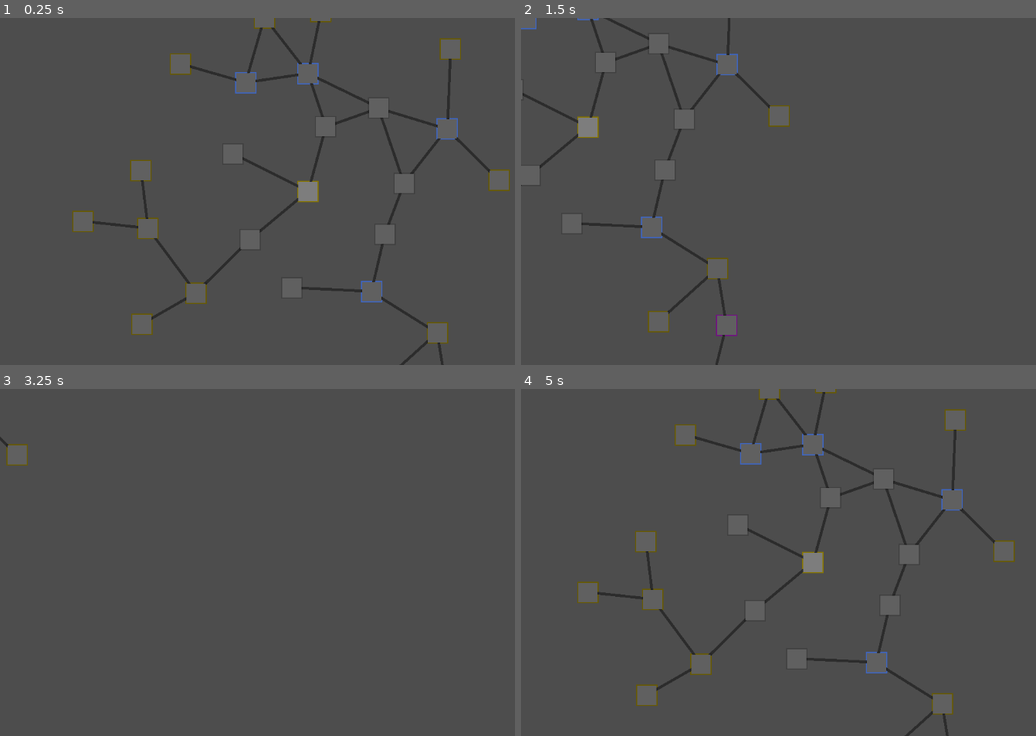
Above: before the commit, frames 1-4 (two rows, left to right).
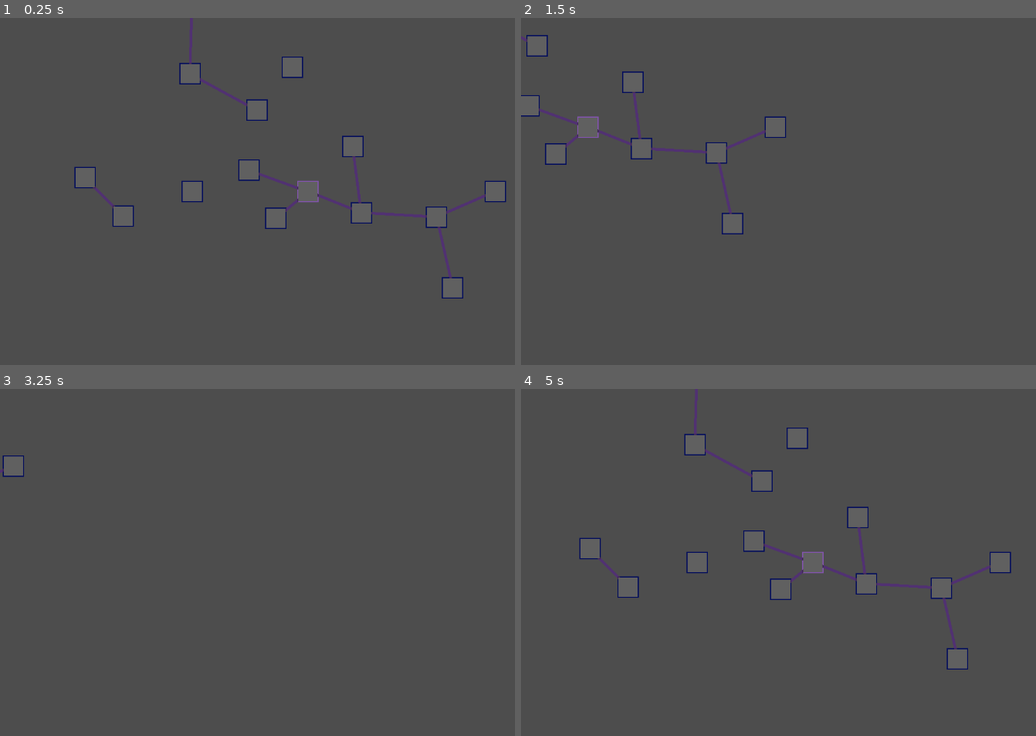
Above: after the commit, the same moments.

Repository: secretmeister2/stamcremental
Game: Godot game, scene res://tree_scripts_and_scenes/tree_manager.tscn
The game is run twice, just before and just after one commit, with the same random seed, the same clock (stepped at 60 frames per second) and the same inputs.
Inputs (mouse positions are in pixels of both pictures, inside the frame that each line leads up to):
- Up to frame 1 (0.25 s): no input
- Up to frame 2 (1.5 s): tap Enter at 0.5 s; move the mouse to (830, 191) at 0.52 s; hold Right (ui_right) 0.53-1.28 s; move the mouse to (624, 125) at 1.27 s; hold Down (ui_down) from 1.28 s (still down)
- Up to frame 3 (3.25 s): move the mouse to (128, 437) at 2.02 s; release Down (ui_down) at 2.03 s; hold Right (ui_right) 2.03-2.78 s; move the mouse to (278, 631) at 2.77 s; hold Up (ui_up) from 2.78 s (still down)
- Up to frame 4 (5 s): move the mouse to (536, 534) at 3.52 s; release Up (ui_up) at 3.53 s; hold Left (ui_left) from 3.53 s (still down); move the mouse to (644, 479) at 4.27 s

The runs differ from the first frame. In frame 1, 3.9% of the frame differs, in the area x 14-99%, y 0-100%; in frame 2, 2.6%; in frame 3, 0.1%; in frame 4, 3.9%, in the area x 10-96%, y 0-100%.

Commit message:
Begun Resource Reword

Diff:
--- a/gameplay_scripts_and_scenes/gameplay.gd
+++ b/gameplay_scripts_and_scenes/gameplay.gd
@@ -3,14 +3,15 @@
 var grid_size: Vector2
 var max_stam: float=10
 var stam: float=max_stam
-var unlocked_base_tiles:Array[Tile]=[preload()]
+var unlocked_base_tiles:Array[Tile]
 var unlocked_decos:Array[Tile]
 var tile_rarities:Dictionary[Tile,int]
 var deco_rarities:Dictionary[Tile,int]
 
 func get_relative(tile:ColorRect, offset:Vector2)->ColorRect:
 	var current_y=tile.get_parent().name.right(1)
-	var targetrow=$RowContainer.get_node("Row_" + str(int(current_y)+offset.y))
+	var targetrow=$RowContainer.get_node_or_null("Row_" + str(int(current_y)+offset.y))
+	if targetrow==null:return null
 	return targetrow.get_node_or_null("Tile_"+str(int(current_y)+offset.y)+"_"+str(int(tile.name.right(1))+offset.x))
 
 func gen():
--- a/gameplay_scripts_and_scenes/tile.gd
+++ b/gameplay_scripts_and_scenes/tile.gd
@@ -7,5 +7,5 @@
 ## The size of this tile, 1 for full tile
 @export var size:int
 ## The size of a blob
-@export var blob_size
+@export var blob_size:PackedInt32Array
 ## Max blobs
--- a/global.gd
+++ b/global.gd
@@ -6,3 +6,24 @@
 	epic=4,
 	legend=5
 }
+## HElp
+@export var raritycolors: Array[Color]=[Color(0),Color(949494),Color(0.419, 0.495, 0.775),Color(0.671, 0.429, 0.895)]
+## Why can ti see theese
+@export var huh:String
+##Finds the nearest vector in the list to the given one
+func dist_to_nearest_node(place: Vector2, array:Array[Vector2]) -> int:
+	## Dynamic tracker of closest spot so far
+	var nearest= place.distance_to(Vector2(0,0))
+	for dist in array:
+		if dist.distance_to(place) < nearest: nearest = dist.distance_to(place)
+	return nearest
+##Gets the nearest variant in the list to the given one
+func get_nearest_node(place: Vector2, dict:Dictionary[Vector2,BaseTreeNode]) -> BaseTreeNode:
+	## Dynamic tracker of closest spot so far
+	var nearest= 100000000
+	var near_thing
+	for dist in dict.keys():
+		if dist.distance_to(place) < nearest:
+			nearest = dist.distance_to(place)
+			near_thing=dict[dist]
+	return near_thing
--- /dev/null
+++ b/tree.gd
@@ -0,0 +1,71 @@
+extends Resource
+class_name SkillTree
+##The names of the branches in use for this tree
+@export var branches: Array[String]
+##The tree storage
+@export var tree: Dictionary[Vector2,BaseTreeNode]
+var amount:int
+var furthest_of_branch:Dictionary[String,Vector2]
+var origin:BaseTreeNode
+
+func gen_tree():
+	branches.shuffle()
+	origin = BaseTreeNode.new(Global.rarity.rare, "origin")
+	origin.is_origin=true
+	tree[Vector2(0,0)]=origin
+	for i in range(branches.size()):
+		var vector:Vector2
+		while Global.dist_to_nearest_node(vector, tree.keys()) < 60 or vector.distance_to(Vector2(0,0))>130:
+			vector = 10*Vector2(randi_range(-20,20),randi_range(-20,20))
+		var node=BaseTreeNode.new(Global.rarity.common, branches[i])
+		connect_nodes(origin,node)
+		tree[vector]=node
+		furthest_of_branch[branches[i]]=vector
+	while tree.size()<amount+1:
+		var vector:Vector2
+		while Global.dist_to_nearest_node(vector, tree.keys()) < 100 or Global.dist_to_nearest_node(vector, tree.keys()) >150:
+			vector = (tree.size()+15)*Vector2(randi_range(-20,20),randi_range(-20,20))
+		var node=BaseTreeNode.new(Global.rarity.common)
+		tree[vector]=node
+		var treeminself = tree.duplicate()
+		treeminself.erase(vector)
+		treeminself.erase(Vector2(0,0))
+		for thing in node.connected_from:treeminself.erase(thing)
+		var neighbour = Global.get_nearest_node(vector,treeminself)
+		connect_nodes(neighbour,node)
+	##Setting up branches
+	for node in tree.values():
+		var bannodes:Array[BaseTreeNode]=[node]
+		for subnode in node.connected_from:
+			##Synergy nodes should not have outgoing connections
+			if subnode.branches.size()>1:
+				print("Disconnect")
+				disconnect_nodes(subnode,node)
+				##If this makes a stranded node, fix it
+				if node.connected_from.size()==0:
+					var treeminussub=tree.duplicate()
+					bannodes.append(subnode)
+					for unnode in bannodes:
+						treeminussub.erase(tree.find_key(unnode))
+					print("Reconnect")
+					connect_nodes(Global.get_nearest_node(tree.find_key(node),treeminussub),node)
+			else:
+				node.branches.append_array(subnode.branches)
+
+func connect_nodes(fromnode:BaseTreeNode,tonode:BaseTreeNode):
+	if fromnode==tonode:print("huh")
+	if not tonode in fromnode.connected_to:fromnode.connected_to.append(tonode)
+	if not fromnode in tonode.connected_from:tonode.connected_from.append(fromnode)
+
+func disconnect_nodes(node1:BaseTreeNode,node2:BaseTreeNode):
+	if node1 in node2.connected_from:
+		node2.connected_from.erase(node1)
+		node1.connected_to.erase(node2)
+	else:
+		node1.connected_from.erase(node2)
+		node2.connected_to.erase(node1)
+
+func _init(amount:int, branches:Array[String]):
+	self.amount=amount
+	self.branches=branches
+	self.gen_tree()
--- a/tree_scripts_and_scenes/connector.tscn
+++ b/tree_scripts_and_scenes/connector.tscn
@@ -22,7 +22,7 @@
 offset_bottom = 50.0
 grow_horizontal = 2
 grow_vertical = 2
-color = Color(0.171039, 0.171039, 0.171039, 1)
+color = Color(0.318435, 0.191985, 0.449055, 1)
 
 [node name="Area2D" type="Area2D" parent="."]
 collision_layer = 4
--- a/tree_scripts_and_scenes/tree1node.gd
+++ b/tree_scripts_and_scenes/tree1node.gd
@@ -1,4 +1,4 @@
-extends Node2D
+extends Resource
 class_name BaseTreeNode
 enum nodetype{
 	ability,
@@ -6,49 +6,46 @@
 	stat
 }
 var neighbours:Array[BaseTreeNode]
+
+var alpha = 0
+var color = Color(545454)
 @export_enum("locked", "available", "bought") var status:String:
 	set(value):
 		status = value
 		match value:
 			"locked":
-				if $ColorShade:
-					$ColorShade.color=Color(0,0,0,60)
+				if alpha:
+					alpha=60
 			"available":
-				if $ColorShade:
-					$ColorShade.color=Color(0,0,0,0)
+				if alpha:
+					alpha=0
 			"bought":
-				if $ColorShade:
-					$ColorShade.color=Color(0,0,0,85)
+				if alpha:
+					alpha=85
 
-@export var typecosts: Dictionary[nodetype,int]
 @export var rarity:Global.rarity
 #@export var preftags: Array[Global.basetags]
 var points=0
-@export var type:nodetype
-@export var raritycolors: Array[Color]
+##@export var type:nodetype
 var distances={"origin" = 0, "epic"=0, "legendary"=0}
 var rarityarray:Array[int]=[0,30,15,5,0,0]
 var is_origin:bool=false
 var conn_orig=false
 var connections:Array[Connector]
+var connected_from:Array[BaseTreeNode]
 var connected_to:Array[BaseTreeNode]
+var branches:Array[String]
 
 func roll(disorig:int):
-	$RarityColor.color=raritycolors[rarity]
+
+	color=Global.raritycolors[rarity]
 	match rarity:
 		1: points = 20+distances["origin"]
 		2: points = 30+distances["origin"]
 		3: points = 45+distances["origin"]
 		4: points = 60+distances["origin"]
 		5: points = 80+distances["origin"]
-	match ceil(randf_range(0,5)*rarity):
-		1-6: type=nodetype.stat
-		7-10: type=nodetype.passive
-		_: type=nodetype.ability
-	points -= typecosts[type]
-
-func _on_area_2d_mouse_entered() -> void:
-	print("huhh")
+##	match ceil(randf_range(0,5)*rarity):
 
 func connect_check():
 	if is_origin: conn_orig = true
@@ -57,3 +54,7 @@
 			if not node.conn_orig:
 				node.conn_orig=true
 				node.connect_check()
+
+func _init(rarity:int=-1, branch:String=""):
+	if rarity != -1: self.rarity=rarity
+	if branch != "": self.branches.append(branch)
--- a/tree_scripts_and_scenes/tree_1_node.tscn
+++ b/tree_scripts_and_scenes/tree_1_node.tscn
@@ -1,21 +1,9 @@
-[gd_scene load_steps=3 format=3 uid="uid://dr2log5tww6gm"]
-
-[ext_resource type="Script" path="res://tree_scripts_and_scenes/tree1node.gd" id="1_ko5xn"]
+[gd_scene load_steps=2 format=3 uid="uid://dr2log5tww6gm"]
 
 [sub_resource type="RectangleShape2D" id="RectangleShape2D_ko5xn"]
 size = Vector2(38, 38)
 
 [node name="Tree1Node" type="Node2D"]
-script = ExtResource("1_ko5xn")
-status = null
-typecosts = Dictionary[int, int]({
-0: 15,
-1: 10,
-2: 5
-})
-rarity = null
-type = null
-raritycolors = Array[Color]([Color(0, 0, 0, 1), Color(0.331019, 0.331019, 0.331019, 1), Color(0.316517, 0.524663, 1, 1), Color(0.533158, 0.462865, 0, 1), Color(0.590768, 0.0810507, 0.676508, 1), Color(0.651235, 0.293422, 0, 1)])
 
 [node name="ColorShade" type="ColorRect" parent="."]
 z_index = 2
@@ -53,8 +41,7 @@
 offset_bottom = 20.0
 grow_horizontal = 2
 grow_vertical = 2
-
-[node name="Connects" type="Node2D" parent="."]
+color = Color(0.67059, 0.428767, 0.895374, 1)
 
 [node name="Area2D" type="Area2D" parent="."]
 
--- a/tree_scripts_and_scenes/tree_manager.gd
+++ b/tree_scripts_and_scenes/tree_manager.gd
@@ -8,11 +8,6 @@
 
 var locations:Dictionary[Vector2,Global.rarity]
 
-func dist_to_nearest_node(place: Vector2, array:Array[Vector2]) -> int:
-	var nearest= place.distance_to(Vector2(0,0))
-	for dist in array:
-		if dist.distance_to(place) < nearest: nearest = dist.distance_to(place)
-	return nearest
 
 func locationsofrarity(rarity:Global.rarity)->Array[Vector2]:
 	var array:Array[Vector2]
@@ -23,7 +18,8 @@
 var origin: BaseTreeNode
 
 func _ready() -> void:
-	gen_board(30)
+	var treee = SkillTree.new(15, ["Fire", "Earth"])
+	construct_tree(treee)
 
 func gen_board(amount:int):
 	var j = 0
@@ -32,11 +28,11 @@
 			locations[Vector2(0,0)]=3
 		else:
 			var vector:Vector2
-			while dist_to_nearest_node(vector, locations.keys()) < 100 or dist_to_nearest_node(vector, locations.keys())>150:
+			while Global.dist_to_nearest_node(vector, locations.keys()) < 100 or Global.dist_to_nearest_node(vector, locations.keys())>150:
 				vector = (j+10)*Vector2(randi_range(-20,20),randi_range(-20,20))
 			var distfromorig = Vector2(0,0).distance_to(vector)
-			var disttoepic = dist_to_nearest_node(vector, locationsofrarity(4))
-			var disttoleg = dist_to_nearest_node(vector, locationsofrarity(5))
+			var disttoepic = Global.dist_to_nearest_node(vector, locationsofrarity(4))
+			var disttoleg = Global.dist_to_nearest_node(vector, locationsofrarity(5))
 			match ceil(randf_range(0.5,2)+(disttoleg/250)+(disttoepic/200)+(distfromorig/150)):
 				1.0: locations[vector]=Global.rarity.common
 				2.0: locations[vector]=Global.rarity.common
@@ -57,9 +53,9 @@
 		newnode.global_position=key
 		newnode.roll(Vector2(0,0).distance_to(newnode.global_position))
 		$Nodes.add_child(newnode)
-	for node:BaseTreeNode in $Nodes.get_children():
+	for node in $Nodes.get_children():
 		var neighbours: Array[BaseTreeNode]
-		for subnode:BaseTreeNode in $Nodes.get_children():
+		for subnode in $Nodes.get_children():
 			if subnode == node: break
 			if node.global_position.distance_to(subnode.global_position)<160:
 				neighbours.append(subnode)
@@ -67,18 +63,37 @@
 			if node in connection.connectedto:
 				neighbours.erase(connection.connectedto[0])
 				neighbours.erase(connection.connectedto[1])
-		for neighbour in neighbours:
-			if node.connections.size() <1 or randf_range(node.connections.size(),2)<1.4:
-				connectnodes(node, neighbour)
+		#for neighbour in neighbours:
+			#if node.connections.size() <1 or randf_range(node.connections.size(),2)<1.4:
+				#connectnodes(node, neighbour)
 
 	origin.connect_check()
 	for node in $Nodes.get_children():
 		if not node.conn_orig:
 			var locs = locations.keys().duplicate()
 			locs.erase(node)
-			dist_to_nearest_node(node.global_position, locs)
+			Global.dist_to_nearest_node(node.global_position, locs)
 	origin.status="available"
 
+func construct_tree(tree:SkillTree):
+	for place in tree.tree.keys():
+		var nodedata=tree.tree[place]
+		var node=treenode.instantiate()
+		node.global_position=place
+		node.set_meta("node",nodedata)
+		node.get_node("RarityColor").color = Global.raritycolors[nodedata.rarity]
+		$Nodes.add_child(node)
+	for node in $Nodes.get_children():
+		var nodedata=node.get_meta("node")
+		for tonode in nodedata.connected_to:
+			var tonodepos = tree.tree.find_key(tonode)
+			var connection = connector.instantiate()
+			var place = node.global_position
+			connection.get_node("ColorRect").custom_minimum_size = Vector2(5,tonodepos.distance_to(place))
+			connection.connectedto=[nodedata,tonode] as Array[BaseTreeNode]
+			connection.rotation=place.angle_to_point(tonodepos)-PI/2
+			connection.global_position=place.lerp(tonodepos, 0.5)
+			$Connects.add_child(connection)
 
 func connectnodes(node1:BaseTreeNode, node2:BaseTreeNode):
 	if not node2 in node1.connected_to:
--- a/tree_scripts_and_scenes/tree_manager.tscn
+++ b/tree_scripts_and_scenes/tree_manager.tscn
@@ -9,9 +9,6 @@
 [node name="Tree1Node" parent="." instance=ExtResource("2_terwb")]
 visible = false
 position = Vector2(1, 4)
-status = ""
-rarity = 0
-type = 0
 
 [node name="Camera2D" type="Camera2D" parent="."]
 position = Vector2(1, 0)
Not shown, added: tree.gd.uid
Not shown: 1 places in tree_scripts_and_scenes/connector.tscn that only renumber resources
Not shown, changed: .gitignore
